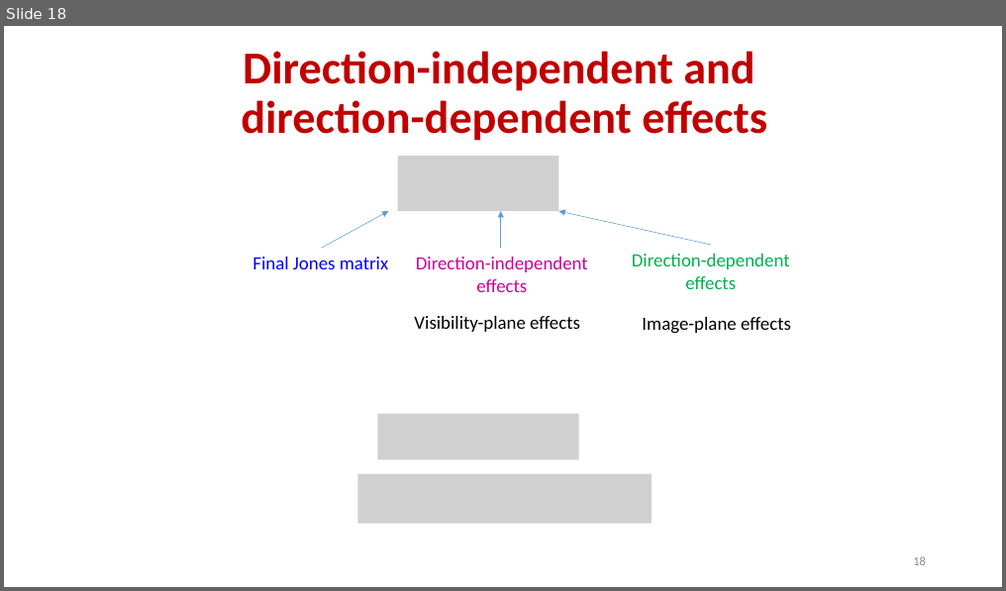
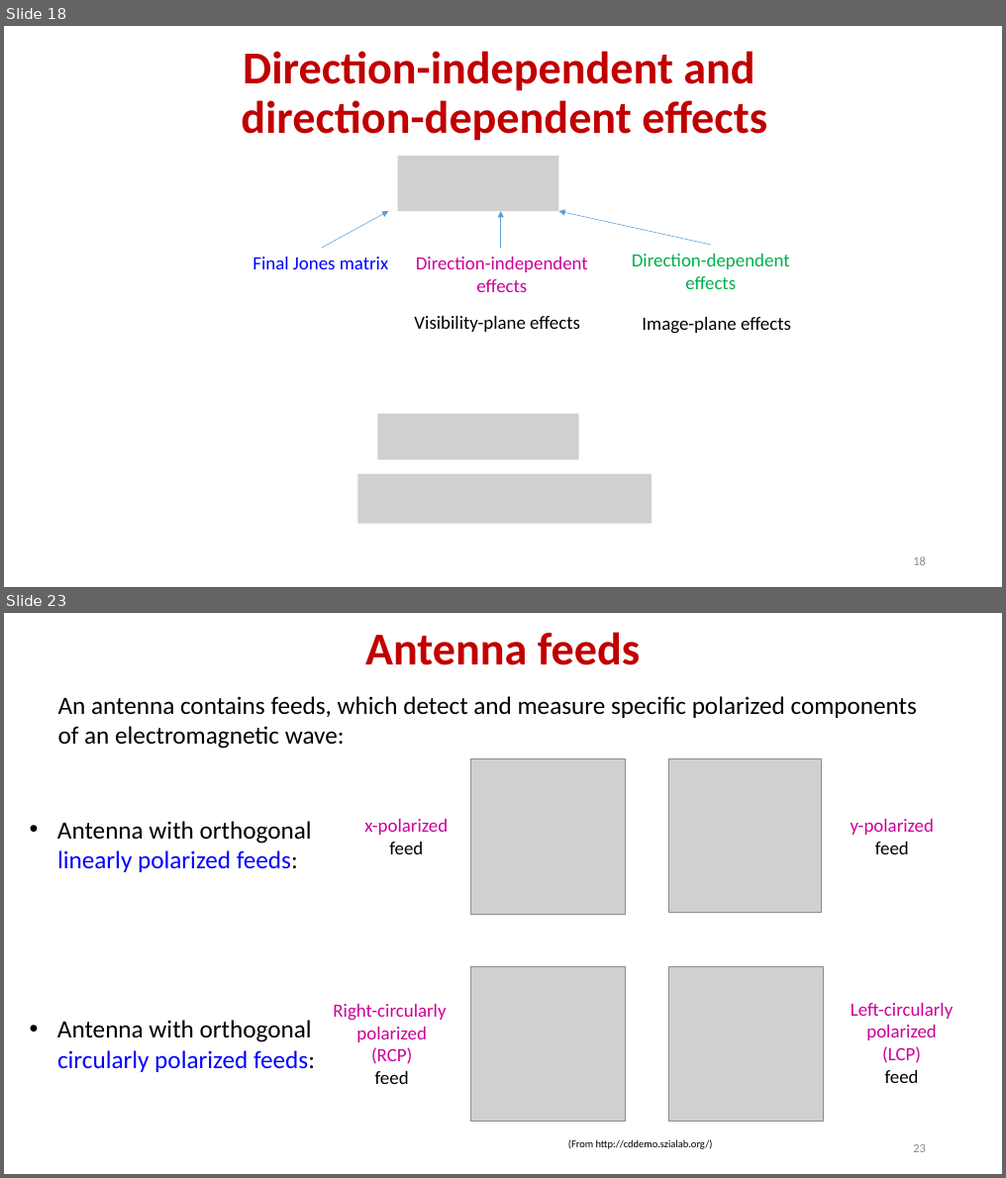
Before and after one commit to ratt-ru/ratt-interferometry-course, a slide deck: lectures/calibration/RIME.pptx. Shown one above the other, each under a label of ours: slide 18 before the commit, slides 18 and 23 after it; the slides between them are not shown. The pictures are 1006x591 and 1006x1178 pixels, drawn with LibreOffice and Linux fonts; fonts in the diff are those of the drawing; grey boxes stand for pictures. Boxes give left, top, right and bottom in pixels: in the first picture for what was removed or moved away, otherwise in the second. Text is boxed around its words. In the diff, an @@ line names an element or a change of style, - is before the commit and + after.

```diff
--- a/lectures/calibration/RIME.pptx
+++ b/lectures/calibration/RIME.pptx
@@ slide 23 added at <box>4,613,1002,1174</box>, background #FFFFFF @@
@@ title added at <box>365,632,640,665</box>, 44 pt, text #C00000, bold @@
+Antenna feeds
@@ text added at <box>58,696,917,749</box>, 24 pt, text #000000 @@
+An antenna contains feeds, which detect and measure specific polarized components
+of an electromagnetic wave:
@@ picture added at <box>471,759,626,914</box> @@
@@ picture added at <box>668,759,822,912</box> @@
@@ text added at <box>364,819,448,855</box>, 18 pt, text #CC0099 @@
+x-polarized
+feed
@@ text added at <box>850,819,934,855</box>, 18 pt, text #CC0099 @@
+y-polarized
+feed
@@ text added at <box>57,821,312,872</box>, 24 pt, text #000000 @@
+• Antenna with orthogonal
+linearly polarized feeds:
@@ picture added at <box>471,967,626,1122</box> @@
@@ picture added at <box>668,967,823,1121</box> @@
@@ text added at <box>57,1020,315,1072</box>, 24 pt, text #0000FF @@
+• Antenna with orthogonal
+circularly polarized feeds:
@@ text added at <box>333,1004,446,1084</box>, 18 pt, text #CC0099 @@
+Right-circularly
+polarized
+(RCP)
+feed
@@ text added at <box>850,1003,952,1083</box>, 18 pt, text #CC0099 @@
+Left-circularly
+polarized
+(LCP)
+feed
@@ text added at <box>568,1140,713,1150</box>, 10 pt, text #000000 @@
+(From http://cddemo.szialab.org/)
@@ page number added at <box>913,1145,926,1153</box>, 12 pt, text #8C8C8C @@
+23
```
Also in this commit, not shown: 3 slides changed, 11 other slides added, 2 other files.
